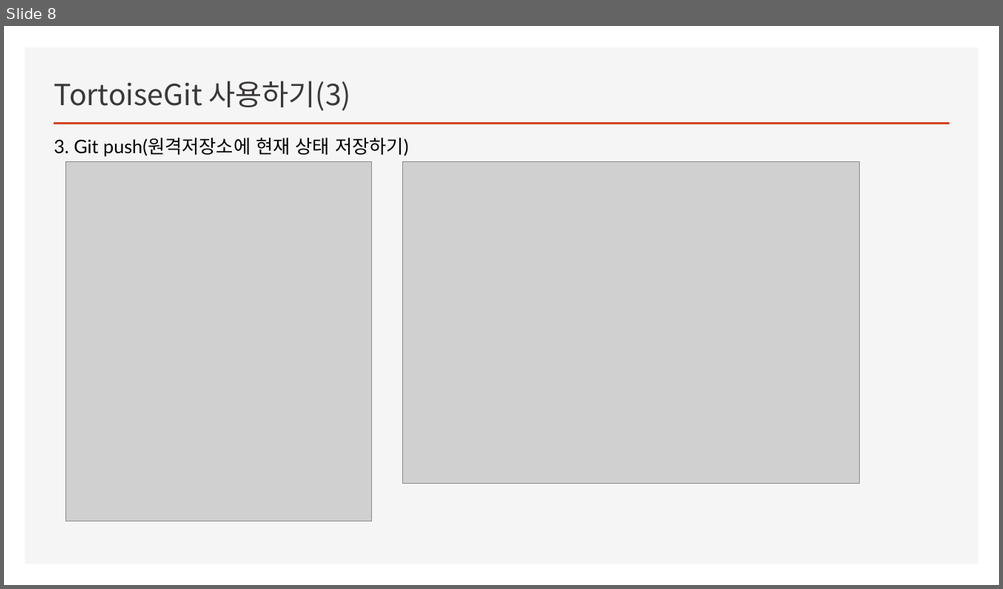
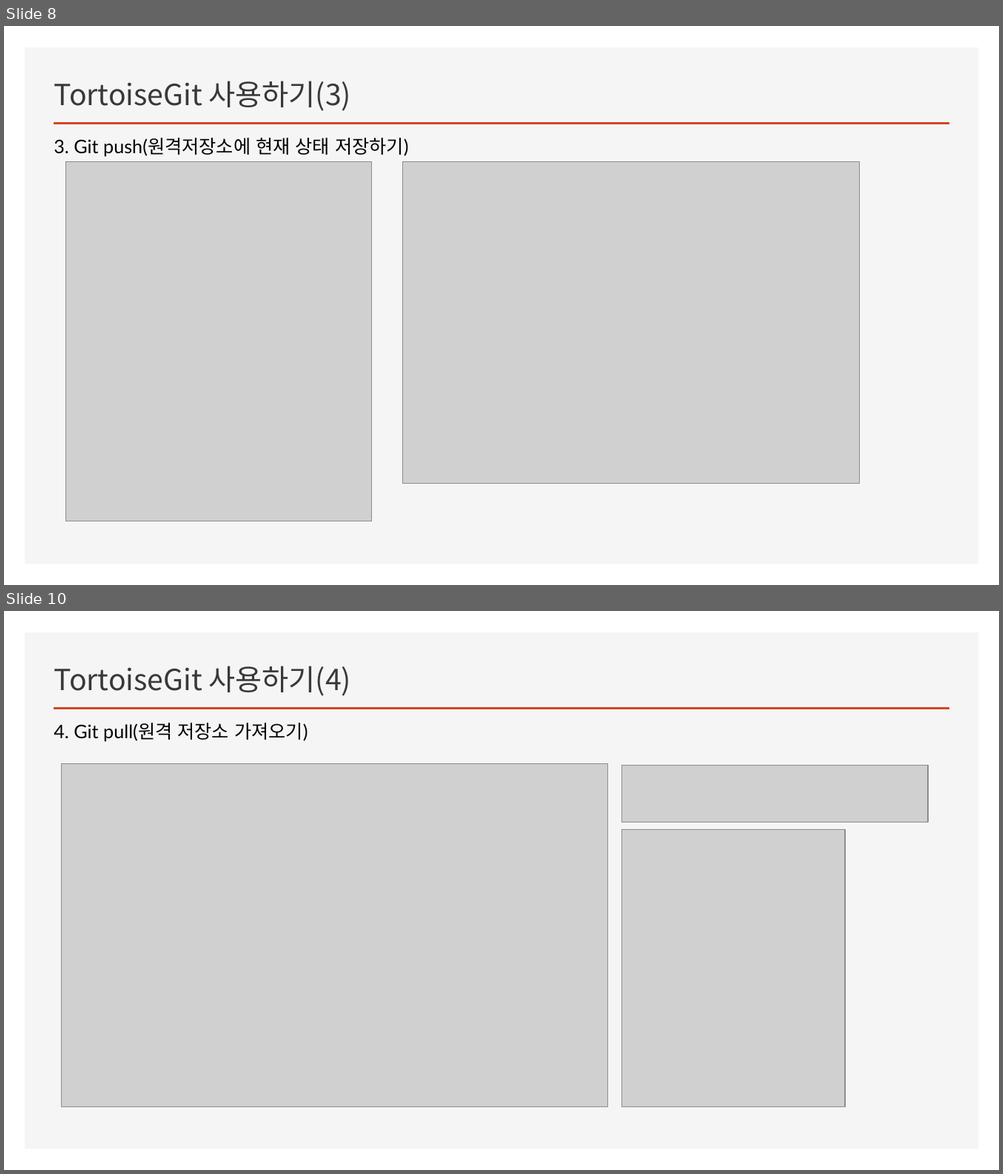
Before and after one commit to yoojinlee-hub/for_TortoiseGit, a slide deck: Github 시작.pptx. Shown one above the other, each under a label of ours: slide 8 before the commit, slides 8 and 10 after it; the slides between them are not shown. The pictures are 1003x589 and 1003x1174 pixels, drawn with LibreOffice and Linux fonts; fonts in the diff are those of the drawing; grey boxes stand for pictures. Boxes give left, top, right and bottom in pixels: in the first picture for what was removed or moved away, otherwise in the second. Text is boxed around its words. In the diff, an @@ line names an element or a change of style, - is before the commit and + after.

```diff
--- a/Github 시작.pptx
+++ b/Github 시작.pptx
@@ slide 10 added at box(4, 611, 999, 1170), background #FFFFFF; not listed: 2 template elements that a slide beside it also shows @@
@@ title added at box(54, 666, 351, 696), 28 pt, text #3B3838 @@
+TortoiseGit 사용하기(4)
@@ text added at box(54, 723, 307, 742), 18 pt, text #000000 @@
+4. Git pull(원격 저장소 가져오기)
@@ picture added at box(62, 764, 608, 1108) @@
@@ picture added at box(622, 766, 928, 823) @@
@@ picture added at box(622, 829, 845, 1107) @@
```
Also in this commit, not shown: 1 slide changed, 1 other slide added.
